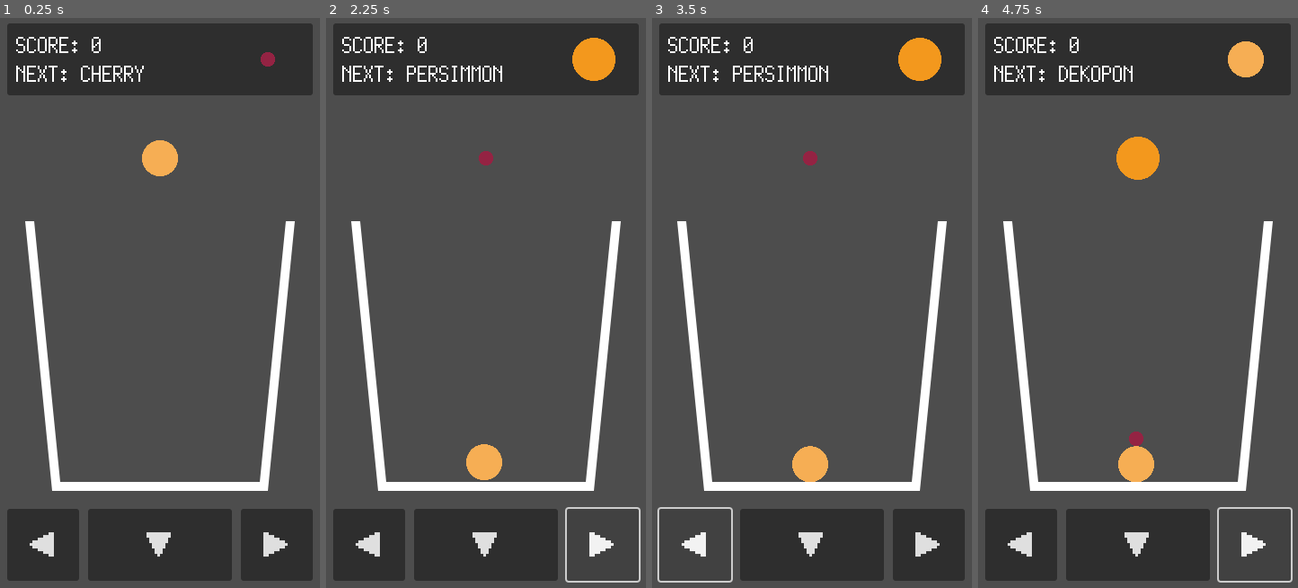
Above: before the commit, frames 1-4 (left to right).
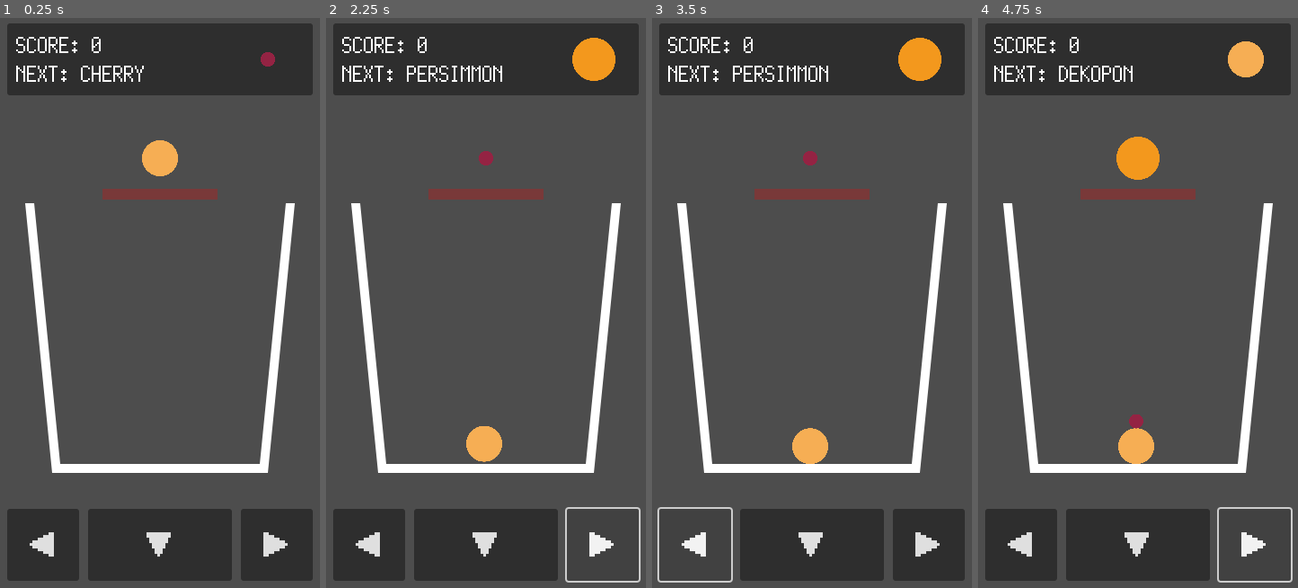
Above: after the commit, the same moments.

Repository: kamikoloss/fruits-puzzle
Game: Godot game, scene res://scenes/main.tscn
Two runs of this game, one before a commit and one after it. Both use one fixed random seed, a clock stepped at 60 frames per second and the inputs below.
Inputs:
- Up to frame 1 (0.25 s): no input
- Up to frame 2 (2.25 s): click "◀" at 0.5 s; click "▼" at 1.25 s; click "▶" at 2 s
- Up to frame 3 (3.5 s): click "◀" at 2.75 s
- Up to frame 4 (4.75 s): click "▼" at 3.5 s; click "▶" at 4.25 s

The runs differ from the first frame. In frame 1, 4.4% of the frame differs, in the area x 7-93%, y 29-83%; in frame 2, 4.9%; in frame 3, 4.9%; in frame 4, 5.0%.

Commit message:
main シーンにゲームオーバー用の当たり判定を追加した

Diff:
--- a/scenes/main.tscn
+++ b/scenes/main.tscn
@@ -1,8 +1,9 @@
-[gd_scene load_steps=5 format=3 uid="uid://uph7lihu1wb7"]
+[gd_scene load_steps=6 format=3 uid="uid://uph7lihu1wb7"]
 
 [ext_resource type="FontFile" uid="uid://jximbhk1lb1i" path="res://fonts/PixelMplus12-Regular.ttf" id="1_5ec4u"]
 [ext_resource type="Script" path="res://scenes/game.gd" id="2_hhelc"]
 [ext_resource type="Texture2D" uid="uid://cb0vcrn03bpbn" path="res://images/bucket.png" id="3_lcnow"]
+[ext_resource type="Texture2D" uid="uid://bj7isef10ov2v" path="res://images/square.png" id="4_3hjtg"]
 [ext_resource type="Texture2D" uid="uid://f5a5phy22pqb" path="res://images/circle.png" id="4_i064j"]
 
 [node name="Main" type="Node"]
@@ -102,8 +103,19 @@
 [node name="Game" type="Node2D" parent="."]
 script = ExtResource("2_hhelc")
 
+[node name="DeadLine" type="Sprite2D" parent="Game"]
+modulate = Color(1, 0, 0, 0.25098)
+position = Vector2(180, 200)
+scale = Vector2(0.5, 0.05)
+texture = ExtResource("4_3hjtg")
+
+[node name="Area2D" type="Area2D" parent="Game/DeadLine"]
+
+[node name="CollisionPolygon2D" type="CollisionPolygon2D" parent="Game/DeadLine/Area2D"]
+polygon = PackedVector2Array(128, 128, -128, 128, -128, -128, 128, -128)
+
 [node name="Bucket" type="Sprite2D" parent="Game"]
-position = Vector2(180, 380)
+position = Vector2(180, 360)
 texture = ExtResource("3_lcnow")
 
 [node name="StaticBody2D" type="StaticBody2D" parent="Game/Bucket"]
@@ -118,3 +130,4 @@
 [connection signal="button_up" from="UI/CanvasLayer/VBoxContainer/Footer/Buttons/Drop" to="Game" method="_on_drop_button_up"]
 [connection signal="button_down" from="UI/CanvasLayer/VBoxContainer/Footer/Buttons/Right" to="Game" method="_on_right_button_down"]
 [connection signal="button_up" from="UI/CanvasLayer/VBoxContainer/Footer/Buttons/Right" to="Game" method="_on_right_button_up"]
+[connection signal="body_entered" from="Game/DeadLine/Area2D" to="Game" method="_on_area_2d_body_entered"]
